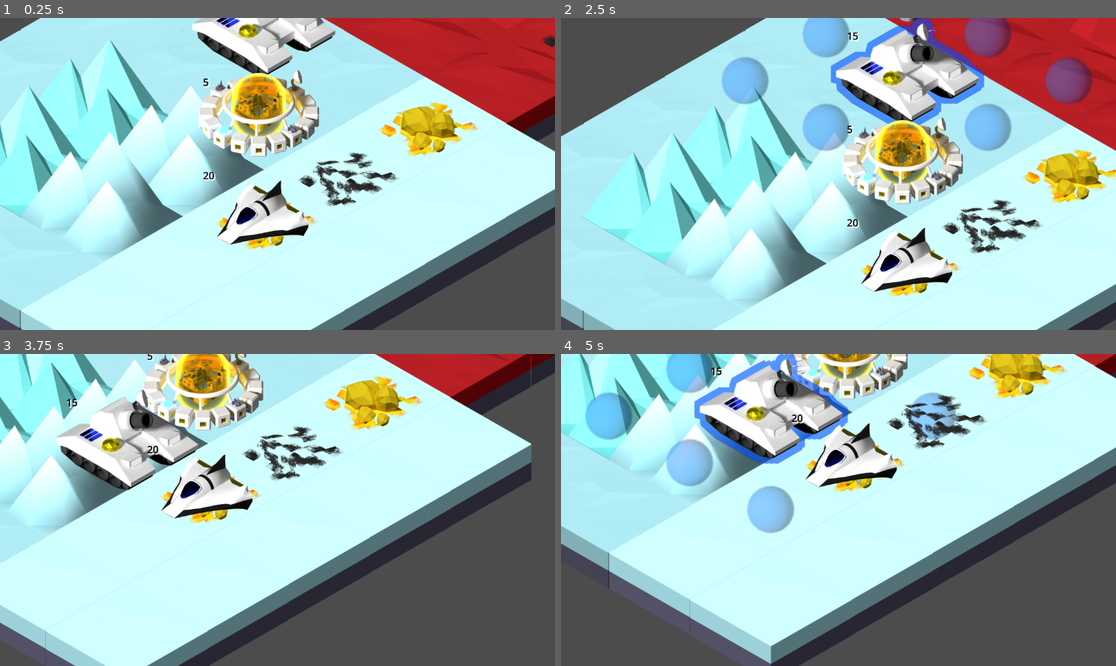
Above: before the commit, frames 1-4 (two rows, left to right).
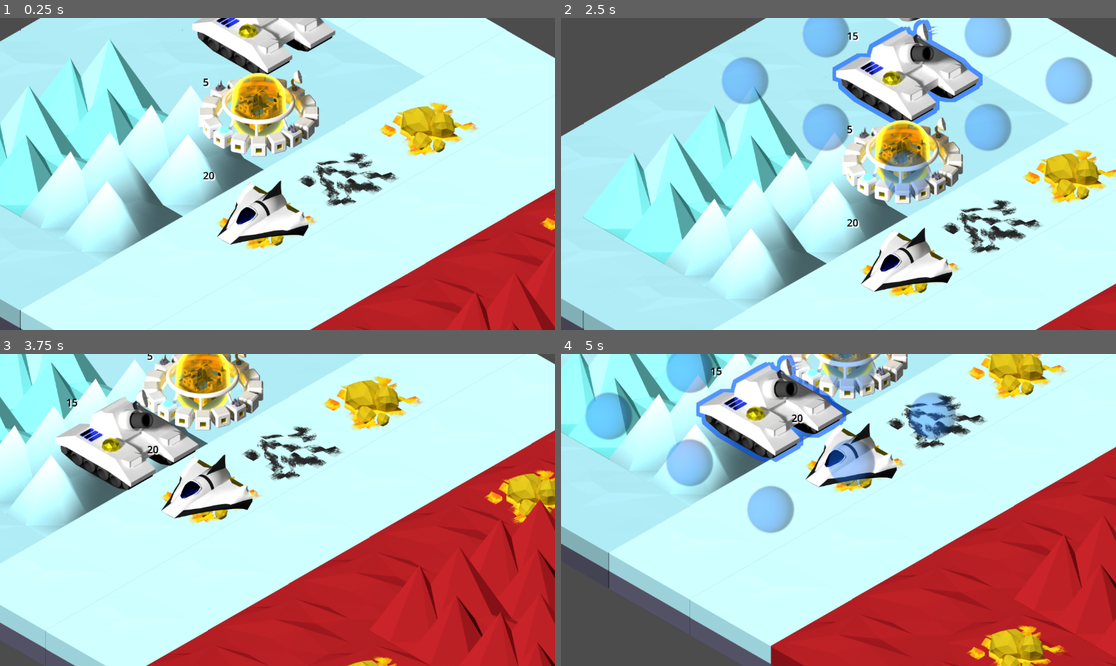
Above: after the commit, the same moments.

Repository: lifflander/stp
Game: Godot game, scene res://node_2d.tscn
Same seed, same stepped clock (60 frames per second), same inputs: the game is played once before the commit and once after it.
Inputs (mouse positions are in pixels of both pictures, inside the frame that each line leads up to):
- Up to frame 1 (0.25 s): no input
- Up to frame 2 (2.5 s): tap Enter at 0.5 s; move the mouse to (960, 158) at 0.52 s; click (960, 158) at 0.67 s; tap Space at 1.25 s; drag from (727, 189) to (810, 236) at 1.27 s; move the mouse to (894, 105) at 2.02 s; click (894, 105) at 2.17 s
- Up to frame 3 (3.75 s): tap Enter at 2.75 s; drag from (249, 572) to (111, 463) at 2.77 s; move the mouse to (444, 556) at 3.52 s; click (444, 556) at 3.67 s
- Up to frame 4 (5 s): tap Space at 4.25 s; drag from (672, 463) to (755, 432) at 4.27 s

The runs differ from the first frame. In frame 1, 19% of the frame differs, in the area x 55-100%, y 0-100%; in frame 2, 11%; in frame 3, 33%, in the area x 26-100%, y 0-100%; in frame 4, 27%.

Commit message:
more small changes

Diff:
--- a/TileMap.gd
+++ b/TileMap.gd
@@ -18,9 +18,9 @@
 var unit_layer_health : Array[int]
 var unit_layer_build : Array[int]
 
-const selection_layer = 3
-const unit_layer_id = 1
-const city_layer_id = 4
+var selection_layer : int = -1
+var unit_layer_id : int = -1
+var city_layer_id : int = -1
 
 class BuilderIcon extends Sprite2D:
 	var location : Vector2i
@@ -40,6 +40,18 @@
 
 # Called when the node enters the scene tree for the first time.
 func _ready():
+	for i in get_layers_count():
+		if get_layer_name(i) == "Base layer":
+			pass
+		if get_layer_name(i) == "Resources":
+			pass
+		if get_layer_name(i) == "City":
+			city_layer_id = i
+		if get_layer_name(i) == "Unit layer":
+			unit_layer_id = i
+		if get_layer_name(i) == "Selection":
+			selection_layer = i
+
 	# Populate layers
 	# At the beginning no units exist to set all to -1
 	unit_layer.resize(width*height)
--- a/node_2d.tscn
+++ b/node_2d.tscn
@@ -33,22 +33,21 @@
 format = 2
 layer_0/name = "Base layer"
 layer_0/y_sort_enabled = true
-layer_0/tile_data = PackedInt32Array(0, 131078, 0, -65536, 131078, 0, -65535, 131078, 0, 1, 131078, 0, -131072, 131078, 0, -131071, 131078, 0, -65534, 393223, 0, -65533, 131078, 0, -131070, 393223, 0, -196606, 393223, 0, -196607, 131078, 0, -262143, 131078, 0, -262144, 131078, 0, -196608, 131078, 0, -262142, 131078, 0, -262141, 131078, 0, -196605, 131078, 0, -131069, 131078, 0, 2, 131078, 0, 3, 131078, 0, 65539, 65542, 0, 65538, 6, 0, 65537, 6, 0, 65536, 6, 0, 131072, 6, 0, 131073, 6, 0, 131074, 6, 0, 131075, 65542, 0, 196609, 262151, 0, 196610, 327687, 0, 262145, 262151, 0, 262146, 327687, 0, 196611, 65542, 0, 262147, 65542, 0, 196608, 6, 0, 262144, 6, 0, 327680, 6, 0, 327681, 6, 0, 327682, 6, 0, 65540, 65542, 0, 131076, 65542, 0, 196612, 65542, 0, 262148, 65542, 0, 327683, 65542, 0, 327684, 65542, 0)
-layer_1/name = "Unit layer"
+layer_0/tile_data = PackedInt32Array(65539, 65542, 0, 65537, 6, 0, 65536, 6, 0, 131072, 6, 0, 131073, 6, 0, 131074, 6, 0, 131075, 65542, 0, 196609, 262151, 0, 196610, 327687, 0, 262145, 262151, 0, 262146, 327687, 0, 196611, 65542, 0, 262147, 65542, 0, 196608, 6, 0, 262144, 6, 0, 327680, 6, 0, 327681, 6, 0, 327682, 6, 0, 65540, 65542, 0, 131076, 65542, 0, 196612, 65542, 0, 262148, 65542, 0, 327683, 65542, 0, 327684, 65542, 0, 0, 65542, 0, 1, 65542, 0, 2, 65542, 0, 3, 65542, 0, 4, 65542, 0, 327685, 131078, 0, 262149, 131078, 0, 196613, 131078, 0, 131077, 131078, 0, 65541, 131078, 0, 5, 131078, 0, 6, 131078, 0, 65542, 131078, 0, 131078, 393223, 0, 196614, 393223, 0, 196615, 393223, 0, 196616, 393223, 0, 327686, 131078, 0, 262150, 131078, 0, 327687, 131078, 0, 262151, 131078, 0, 327688, 131078, 0, 262152, 131078, 0, 131080, 131078, 0, 131079, 131078, 0, 65543, 131078, 0, 7, 131078, 0, 8, 131078, 0, 65544, 131078, 0, 65538, 6, 0)
+layer_1/name = "Resources"
 layer_1/y_sort_enabled = true
-layer_1/z_index = 3
-layer_1/tile_data = PackedInt32Array(-131069, 65544, 0, -262141, 196616, 0)
-layer_2/name = "Resources"
+layer_1/tile_data = PackedInt32Array(65539, 131081, 0, 196611, 131081, 0, 131075, 65545, 0, 262150, 131081, 0, 6, 131081, 0, 65543, 65545, 0, 65544, 65545, 0, 65541, 131081, 0, 327688, 131081, 0)
+layer_2/name = "City"
 layer_2/y_sort_enabled = true
-layer_2/z_index = 2
-layer_2/tile_data = PackedInt32Array(65539, 131081, 0, 196611, 131081, 0, -196608, 131081, 0, 131075, 65545, 0, -65533, 65545, 0)
-layer_3/name = "Selection"
+layer_2/y_sort_origin = 150
+layer_2/tile_data = PackedInt32Array()
+layer_3/name = "Unit layer"
 layer_3/y_sort_enabled = true
-layer_3/z_index = 1
+layer_3/y_sort_origin = 150
 layer_3/tile_data = PackedInt32Array()
-layer_4/name = "City"
+layer_4/name = "Selection"
 layer_4/y_sort_enabled = true
-layer_4/z_index = 2
+layer_4/z_index = 1
 layer_4/tile_data = PackedInt32Array()
 script = ExtResource("2_dd161")
 
@@ -70,3 +69,38 @@
 [node name="Camera2D" type="Camera2D" parent="CharacterBody2D"]
 zoom = Vector2(0.7, 0.7)
 script = ExtResource("3_2d54c")
+
+[node name="UI" type="CanvasLayer" parent="."]
+visible = false
+
+[node name="Control" type="Control" parent="UI"]
+layout_mode = 3
+anchors_preset = 12
+anchor_top = 1.0
+anchor_right = 1.0
+anchor_bottom = 1.0
+grow_horizontal = 2
+grow_vertical = 0
+
+[node name="ColorRect" type="ColorRect" parent="UI/Control"]
+layout_mode = 2
+offset_top = -100.0
+offset_right = 1300.0
+color = Color(0, 0, 0, 1)
+
+[node name="CenterContainer" type="CenterContainer" parent="UI/Control"]
+layout_mode = 0
+offset_top = -75.0
+offset_right = 1300.0
+offset_bottom = -25.0
+
+[node name="HBoxContainer" type="HBoxContainer" parent="UI/Control/CenterContainer"]
+layout_mode = 2
+
+[node name="Button" type="Button" parent="UI/Control/CenterContainer/HBoxContainer"]
+layout_mode = 2
+text = "Test Button"
+
+[node name="Button2" type="Button" parent="UI/Control/CenterContainer/HBoxContainer"]
+layout_mode = 2
+text = "Test Button"
--- a/orb-shader.tres
+++ b/orb-shader.tres
@@ -5,4 +5,4 @@
 [resource]
 shader = ExtResource("1_vg168")
 shader_parameter/line_color = Vector4(0, 0.3, 1, 0.6)
-shader_parameter/line_thickness = 15.0
+shader_parameter/line_thickness = 10.0
